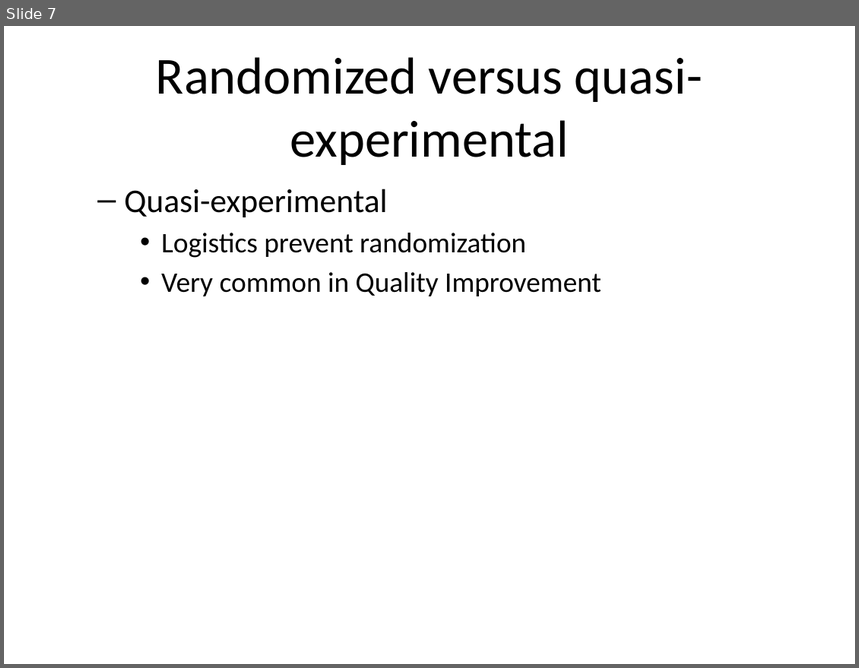
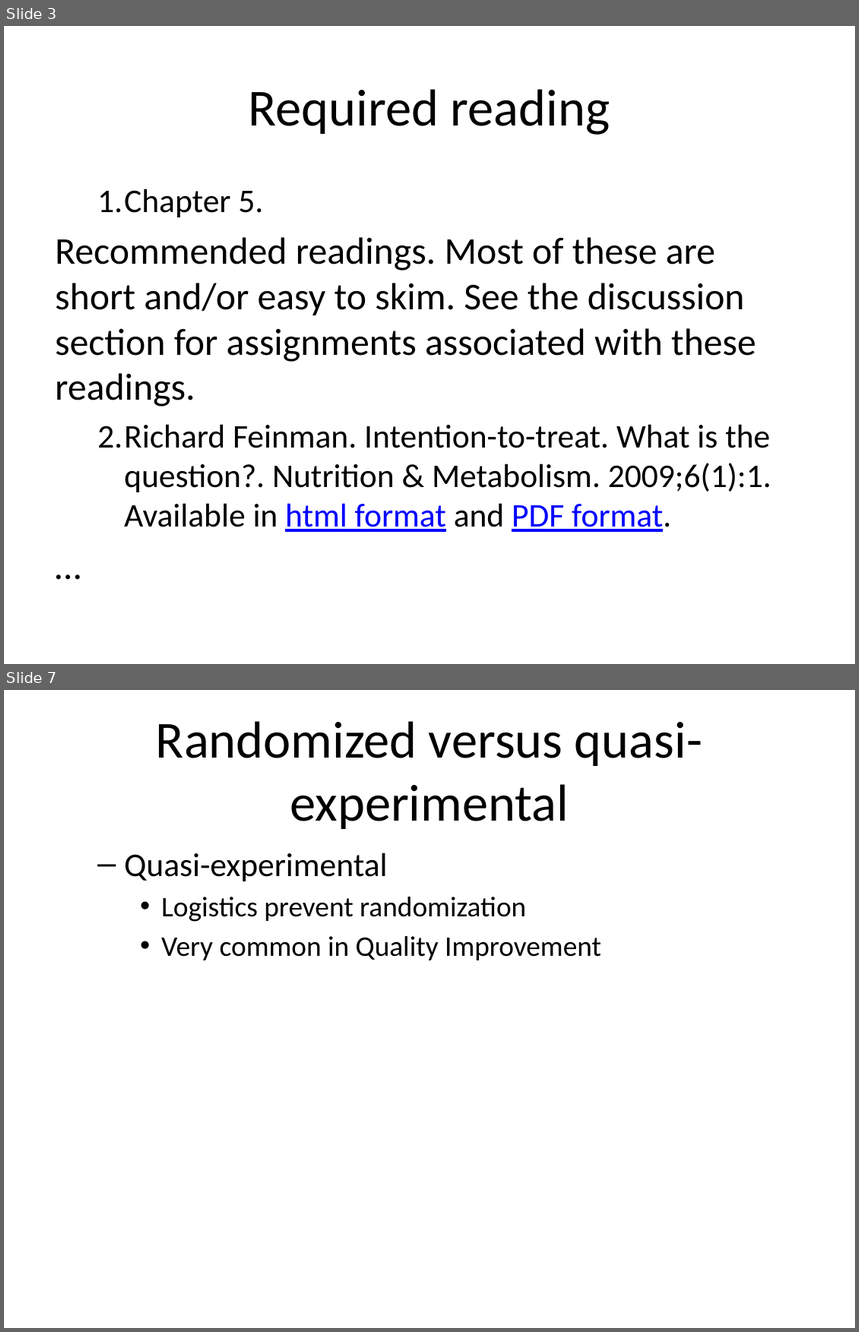
Before and after one commit to classes-medb/5510, a slide deck: doc/video-04-randomized-trials.pptx. Shown one above the other, each under a label of ours: slide 7 before the commit, slides 3 and 7 after it; the slides between them are not shown. The pictures are 859x668 and 859x1332 pixels, drawn with LibreOffice and Linux fonts; fonts in the diff are those of the drawing. Boxes give left, top, right and bottom in pixels: in the first picture for what was removed or moved away, otherwise in the second. Text is boxed around its words. In the diff, an @@ line names an element or a change of style, - is before the commit and + after.

```diff
--- a/doc/video-04-randomized-trials.pptx
+++ b/doc/video-04-randomized-trials.pptx
@@ slide 3 added at [4,26,855,664], background #FFFFFF @@
@@ title added at [249,89,610,135], 44 pt, text #000000 @@
+Required reading
@@ text added at [55,189,772,532], 28 pt, text #000000 @@
+  1. Chapter 5.
+Recommended readings. Most of these are short and/or easy to skim. See the discussion section for assignments associated with these readings.
+  1. Richard Feinman. Intention-to-treat. What is the question?. Nutrition & Metabolism. 2009;6(1):1. Available in html format and PDF format.
+…
```
Also in this commit, not shown: 4 slides changed, 23 other slides added, 18 slides removed, 14 other files.
